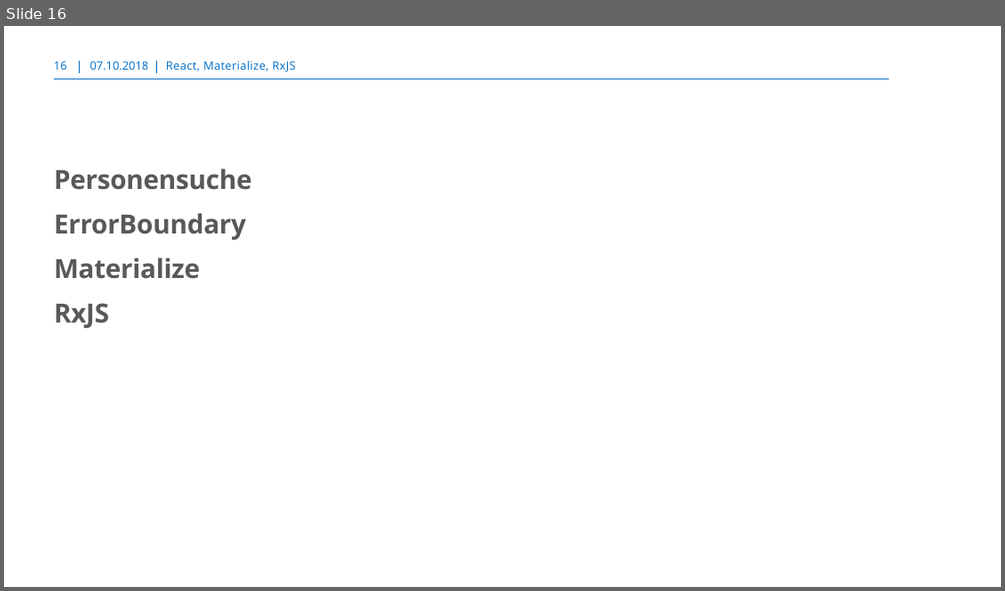
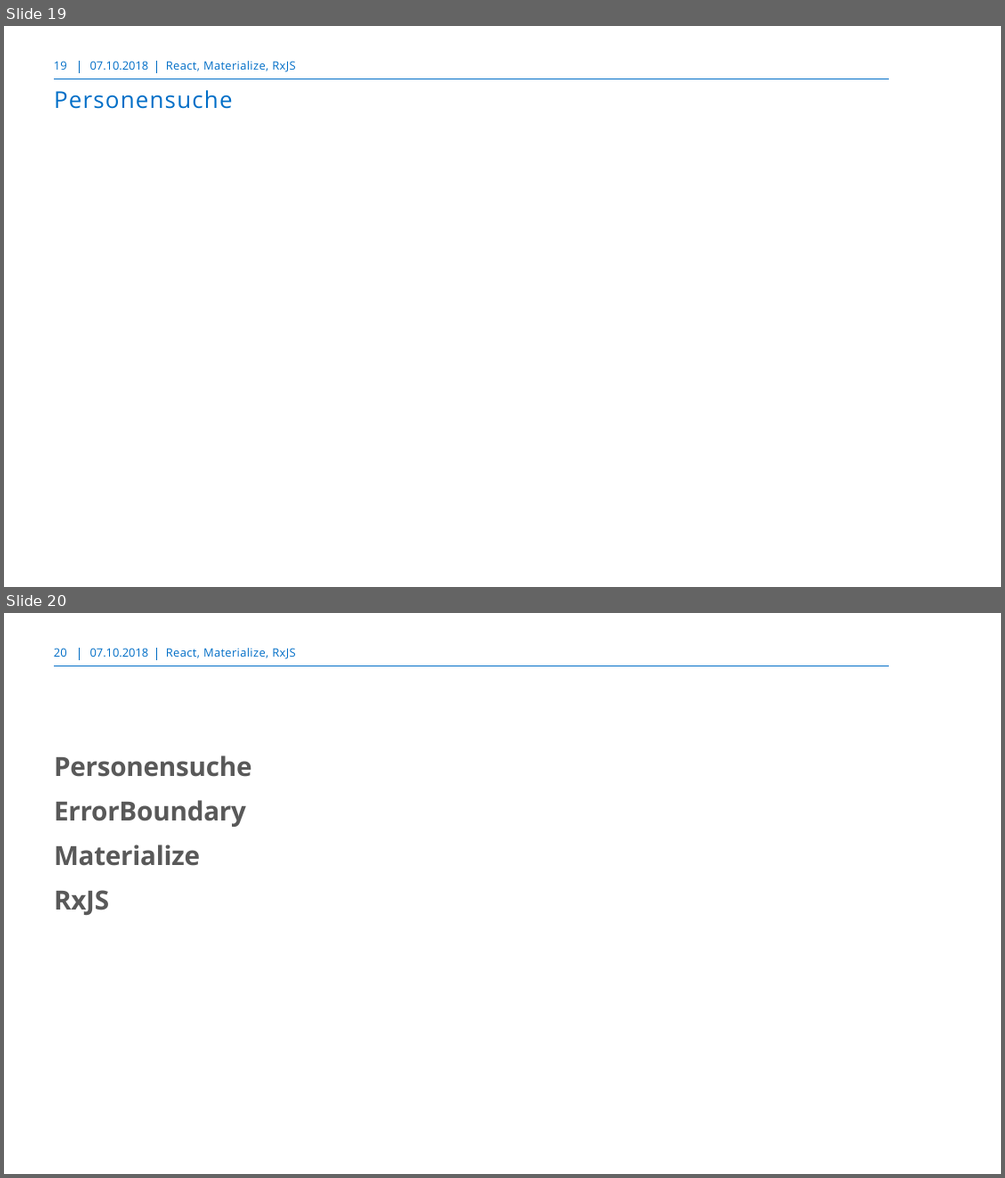
Before and after one commit to markusborer/ReactSample, a slide deck: React.pptx. Shown one above the other, each under a label of ours: slide 16 before the commit, slides 19 and 20 after it. The pictures are 1005x591 and 1005x1178 pixels, drawn with LibreOffice and Linux fonts; fonts in the diff are those of the drawing; background and template pictures are left out. Boxes give left, top, right and bottom in pixels: in the first picture for what was removed or moved away, otherwise in the second. Text is boxed around its words. In the diff, an @@ line names an element or a change of style, - is before the commit and + after.

```diff
--- a/React.pptx
+++ b/React.pptx
@@ slide 19 added at bbox=[4, 26, 1001, 587], background #FFFFFF; not listed: 3 template elements that a slide beside it also shows @@
@@ page number added at bbox=[54, 61, 67, 70], 10.5 pt, text #006EC7 @@
+19
@@ text added at bbox=[90, 61, 149, 70], 10.5 pt, text #006EC7 @@
+07.10.2018
@@ text added at bbox=[166, 61, 295, 72], 10.5 pt, text #006EC7 @@
+React, Materialize, RxJS
@@ title added at bbox=[54, 90, 233, 109], 21 pt, text #006EC7 @@
+Personensuche
@@ what was slide 16 is now slide 20 @@
@@ page number at bbox=[54, 648, 67, 657]: text changed @@
-16
+20
```
Also in this commit, not shown: 3 slides changed, 3 other slides added.
